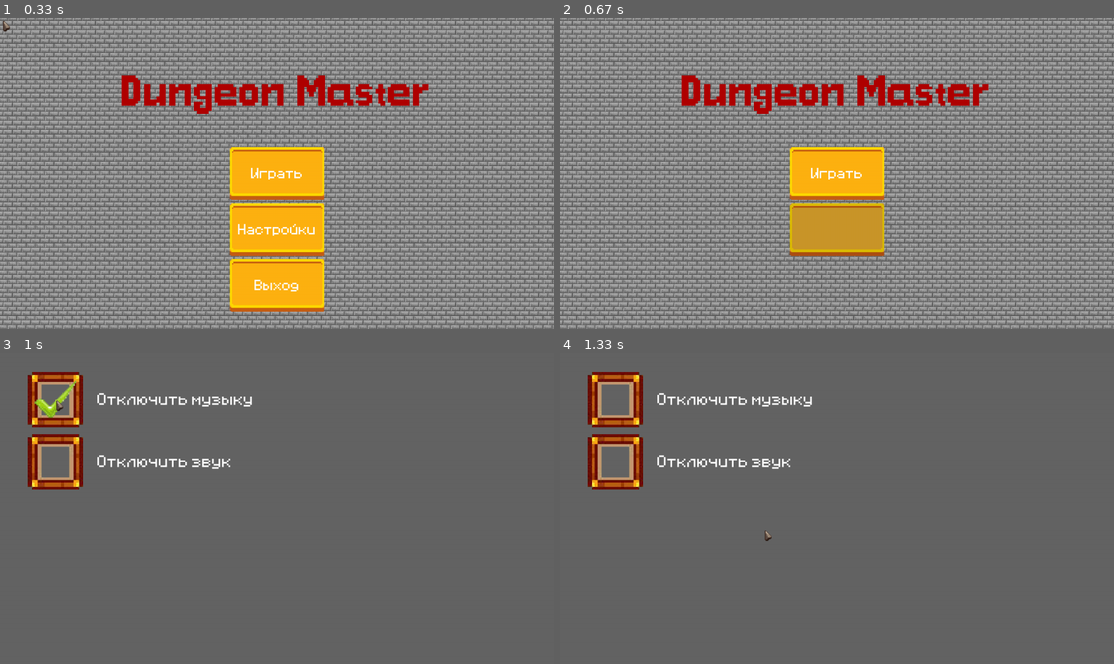
Above: before the commit, frames 1-4 (two rows, left to right).
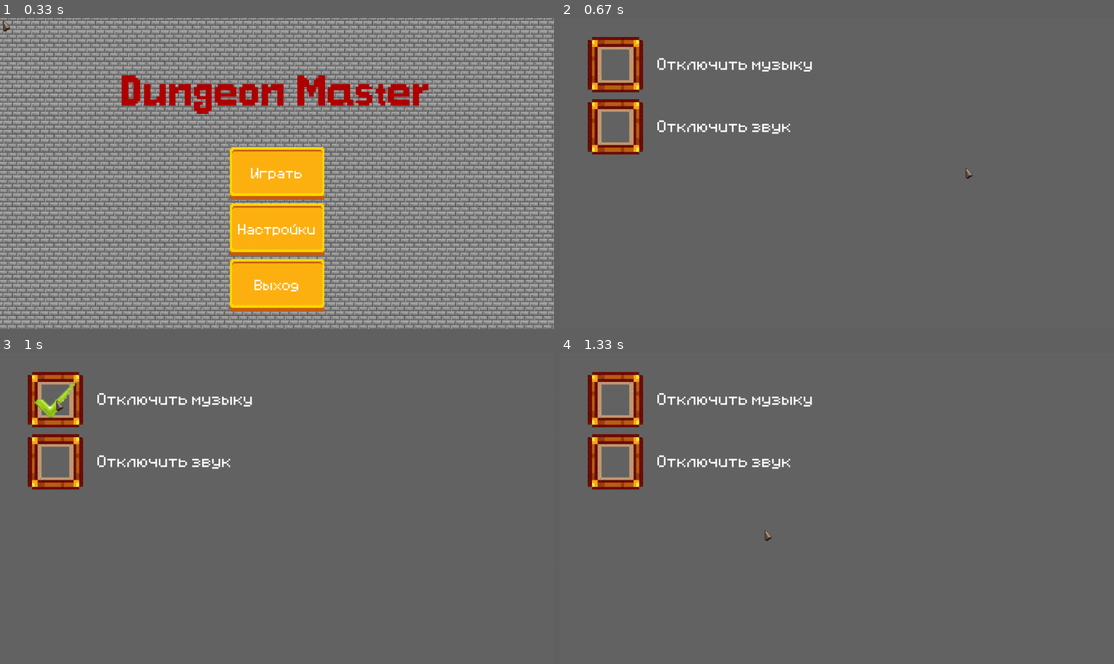
Above: after the commit, the same moments.

Repository: danilasch/dungeon_master_pygame
Game: pygame game, started from main.py
The game is run twice, just before and just after one commit, with the same random seed, the same clock (stepped at 60 frames per second) and the same inputs.
Inputs (mouse positions are in pixels of both pictures, inside the frame that each line leads up to):
- Up to frame 1 (0.33 s): no input
- Up to frame 2 (0.67 s): press the mouse at (837, 229) at 0.37 s; move the mouse to (897, 198) at 0.47 s; release the mouse at (964, 167) at 0.6 s
- Up to frame 3 (1 s): click (55, 399) at 0.72 s
- Up to frame 4 (1.33 s): press the mouse at (615, 399) at 1.03 s; move the mouse to (687, 464) at 1.13 s; release the mouse at (764, 530) at 1.27 s

Frame 1 is identical in both runs. In frame 2, 65% of the frame differs, in the area x 0-100%, y 0-100%; in frame 3, nothing differs; in frame 4, nothing differs.

Commit message:
Added pause

Diff:
--- a/main.py
+++ b/main.py
@@ -1,5 +1,5 @@
 import math
-from menu import *
+import menu
 from classes import *
 
 pygame.init()
@@ -32,6 +32,10 @@
             if event.type == pygame.MOUSEBUTTONDOWN and game.in_room and event.button == 3:
                 game.open_doors()
 
+            if event.type == pygame.KEYDOWN:
+                if event.key == pygame.K_ESCAPE:
+                    menu.pause()
+
             if event.type == pygame.QUIT:
                 sys.exit()
 
@@ -50,4 +54,4 @@
 
 
 if __name__ == '__main__':
-    menu()
+    menu.menu()
--- a/menu.py
+++ b/menu.py
@@ -4,18 +4,16 @@
 from data import *
 from main import screen, clock, main, change_cursor
 
-# game+pygame settings
+#game+pygame settings
 pygame.init()
-
 
 # Размещение текста на экране
 # x и y - координаты от левого верхнего угла, выраженные в процентах
 def print_text(message, x, y, font_color=(255, 255, 255), font_type=main_font, font_size=30):
-    font_size = round(WIDTH / (1920 / font_size))  # Адаптация шрифта под ширину окна
+    font_size = round(WIDTH / (1920 / font_size)) # Адаптация шрифта под ширину окна
     font_type = pygame.font.Font(font_type, font_size)
     text = font_type.render(message, True, font_color)
     screen.blit(text, (x, y))
-
 
 def get_message_size(message, font_type, font_size):
     font_size = round(WIDTH / (1920 / font_size))
@@ -27,54 +25,46 @@
 
 
 class Button:
-    def __init__(self, width, height, inactive=inactive_btn, active=active_btn,
-                 action=None):  # width, height - велечины, выраженные в процентах
+    def __init__(self, width, height, inactive=inactive_btn, active=active_btn, action=None): # width, height - велечины, выраженные в процентах
         self.width = round(width / 100 * WIDTH)
         self.height = round(height / 100 * HEIGHT)
-        self.inactive = pygame.transform.scale(inactive, (
-        round(width / 100 * WIDTH), round(height / 100 * HEIGHT)))
-        self.active = pygame.transform.scale(active, (
-        round(width / 100 * WIDTH), round(height / 100 * HEIGHT)))
+        self.inactive = pygame.transform.scale(inactive, (round(width / 100 * WIDTH), round(height / 100 * HEIGHT)))
+        self.active = pygame.transform.scale(active, (round(width / 100 * WIDTH), round(height / 100 * HEIGHT)))
         self.action = action
 
     def draw(self, x, y, message, font_size=30):
         mouse = pygame.mouse.get_pos()
         click = pygame.mouse.get_pressed()
-        x, y = round(x / 100 * WIDTH) - round(self.width / 2), round(y / 100 * HEIGHT) - round(
-            self.height / 2)
+        x, y = round(x / 100 * WIDTH) - round(self.width / 2), round(y / 100 * HEIGHT) - round(self.height / 2)
 
-        # Проверка курсора на кнопке
+        #Проверка курсора на кнопке
         if x < mouse[0] < x + self.width and y < mouse[1] < y + self.height:
             screen.blit(self.active, (x, y))
             if click[0] == 1:
                 pygame.mixer.Sound.play(button_sound)
-                pygame.time.delay(300)
+                pygame.time.delay(150)
                 if self.action is not None:
                     self.action()
         else:
-            screen.blit(self.inactive, (x, y))
+                screen.blit(self.inactive, (x, y))
 
-        # Размер сообщения
+        #Размер сообщения
         message_width, message_height = get_message_size(message, main_font, font_size)
 
-        # Перенос сообщения на экран
-        print_text(message, x + self.width // 2 - message_width // 2,
-                   y + self.height // 2 - message_height // 2, font_size=font_size)
+        #Перенос сообщения на экран
+        print_text(message, x + self.width // 2 - message_width // 2, y + self.height // 2 - message_height // 2, font_size=font_size)
 
 
 class Checkbox:
-    def __init__(self, side=5, inactive=inactive_box, active=active_box, action=None,
-                 isactive=True):
+    def __init__(self, side=5, inactive=inactive_box, active=active_box, action=None, isactive=True):
         self.side = round(side / 100 * WIDTH)
         self.inactive = pygame.transform.scale(inactive, (self.side, self.side))
         self.active = pygame.transform.scale(active, (self.side, self.side))
         self.action = action
         self.isactive = isactive
 
-    def draw(self, x, y, message=None, font_size=30):
-        # x и y задаются в процентах, font_size задаётся для разрешения экрана 1920x1080
-        x, y = round(x / 100 * WIDTH) - round(self.side / 2), round(y / 100 * HEIGHT) - round(
-            self.side / 2)
+    def draw(self, x, y, message=None, font_size=30): # x и y задаются в процентах, font_size задаётся для разрешения экрана 1920x1080
+        x, y = round(x / 100 * WIDTH) - round(self.side / 2), round(y / 100 * HEIGHT) - round(self.side / 2)
 
         if self.isactive is True:
             screen.blit(self.active, (x, y))
@@ -102,10 +92,7 @@
         if message is not None:
             message_height = get_message_size(message, main_font, font_size)[1]
 
-            print_text(message, x + self.side + round(WIDTH / 38, 4),
-                       y + self.side // 2 - message_height // 2,
-                       font_size=font_size)
-            # 38,4 - коэффициент для адаптации расстояния от чекбокса
+            print_text(message, x + self.side + round(WIDTH / 38,4), y + self.side // 2 - message_height // 2, font_size=font_size) # 38,4 - коэффициент для адаптации расстояния от чекбокса
 
 
 def music_off(off):
@@ -114,13 +101,11 @@
     else:
         background_music.set_volume(0.1)
 
-
 def sounds_off(off):
     if off is True:
         button_sound.set_volume(0)
     else:
         button_sound.set_volume(0.5)
-
 
 def settings():
     off_music = Checkbox(10, action=music_off, isactive=False)
@@ -137,6 +122,7 @@
         off_music.draw(10, 15, 'Отключить музыку', 45)
         off_sound.draw(10, 35, 'Отключить звук', 45)
 
+
         if pygame.mouse.get_focused():
             screen.blit(change_cursor(main_cursor), pygame.mouse.get_pos())
 
@@ -144,21 +130,19 @@
         clock.tick(FPS)
     pygame.quit()
 
-
 def menu():
     pygame.mixer.Sound.play(background_music, loops=-1)
 
     start_btn = Button(17, 17, action=main)
     settings_btn = Button(17, 17, action=settings)
-    quit_btn = Button(17, 17, action=pygame.quit)
+    quit_btn = Button(17, 17, action=sys.exit)
 
     show = True
     while show:
         screen.blit(background, (0, 0))
 
         head_width, head_height = get_message_size('Dungeon Master', head_font, 150)
-        print_text('Dungeon Master', HALF_WIDTH - head_width // 2, round(WIDTH / 10.8), (176, 0, 0),
-                   head_font, 150)  # 10.8 - очередной коэффициент
+        print_text('Dungeon Master', HALF_WIDTH - head_width // 2, round(WIDTH / 10.8), (176, 0, 0), head_font, 150) # 10.8 - очередной коэффициент
 
         start_btn.draw(50, 50, 'Играть', 40)
         settings_btn.draw(50, 68, 'Настройки', 40)
@@ -173,3 +157,33 @@
         pygame.display.flip()
         clock.tick(FPS)
     pygame.quit()
+
+def pause():
+    start_btn = Button(17, 17, action=main)
+    settings_btn = Button(17, 17, action=settings)
+    quit_btn = Button(17, 17, action=sys.exit)
+
+    show = True
+    while show:
+        screen.blit(background, (0, 0))
+
+        head_width, head_height = get_message_size('Pause', head_font, 150)
+        print_text('Pause', HALF_WIDTH - head_width // 2, round(WIDTH / 10.8), (176, 0, 0), head_font, 150) # 10.8 - очередной коэффициент
+
+        start_btn.draw(50, 50, 'Играть', 40)
+        settings_btn.draw(50, 68, 'Настройки', 40)
+        quit_btn.draw(50, 86, 'Выход', 40)
+
+        for event in pygame.event.get():
+            if event.type == pygame.QUIT:
+                sys.exit()
+            if event.type == pygame.KEYDOWN:
+                if event.key == pygame.K_ESCAPE:
+                    return
+
+        if pygame.mouse.get_focused():
+            screen.blit(change_cursor(main_cursor), pygame.mouse.get_pos())
+
+        pygame.display.flip()
+        clock.tick(FPS)
+    pygame.quit()
